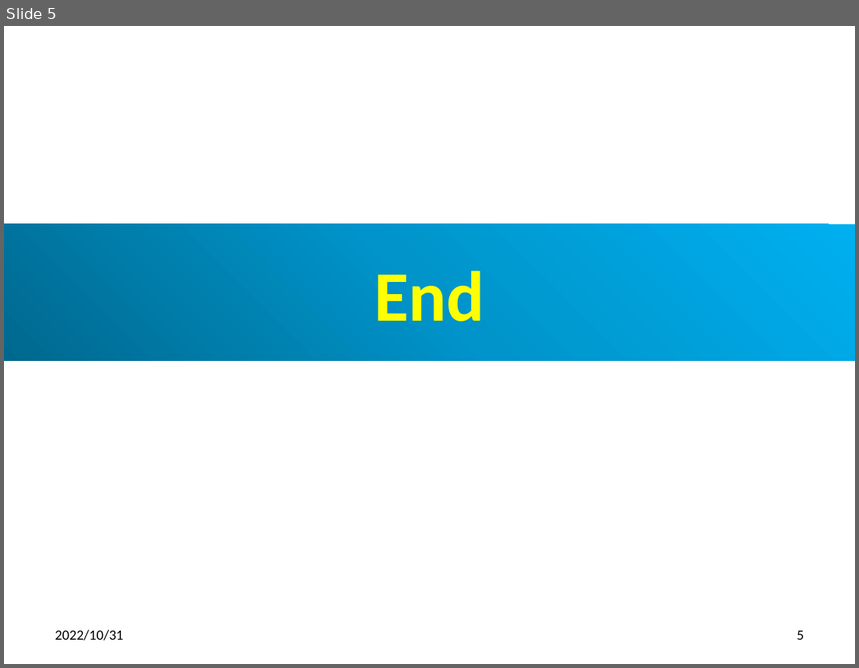
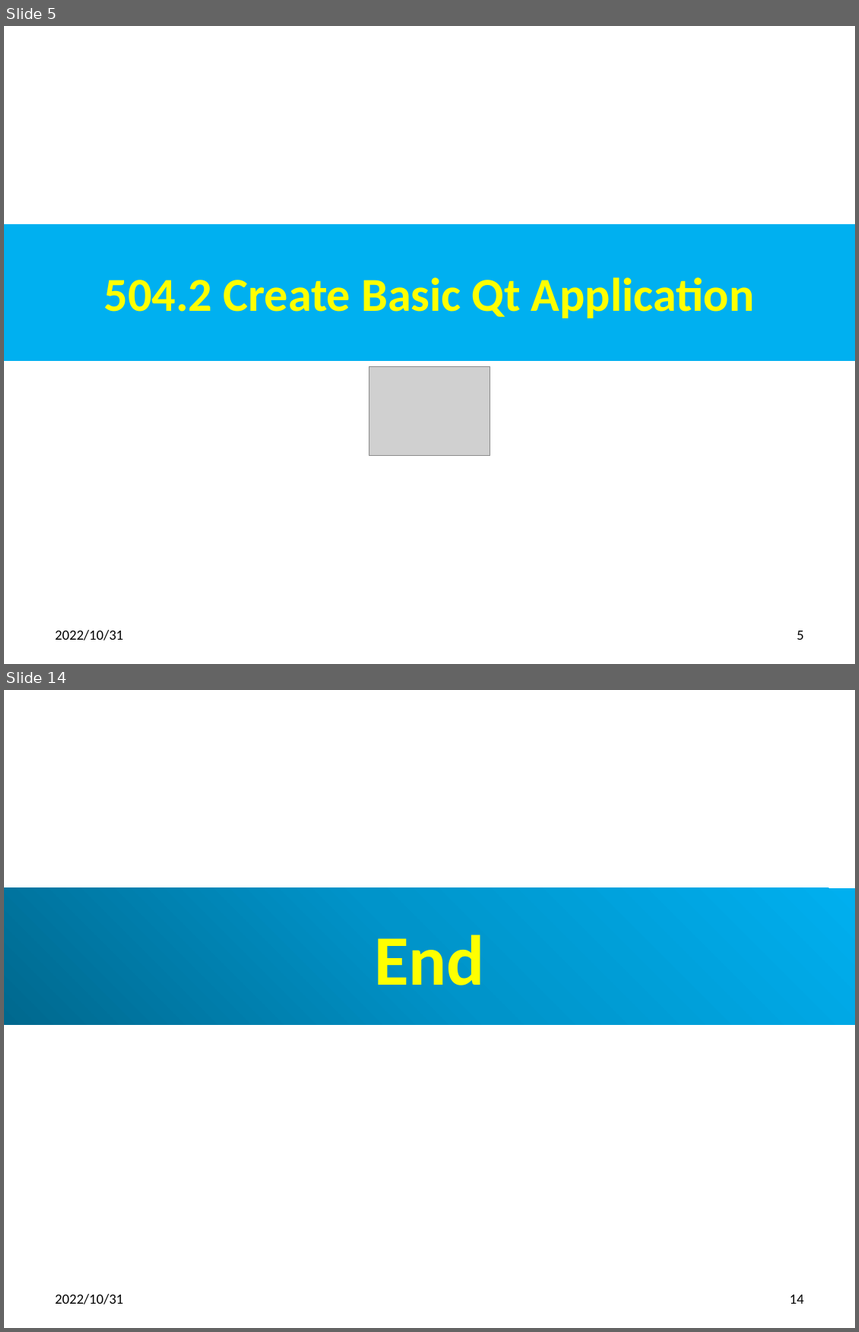
Before and after one commit to peterhchen/012_Qt, a slide deck: 504_Basic_QtApp.pptx. Shown one above the other, each under a label of ours: slide 5 before the commit, slides 5 and 14 after it; the slides between them are not shown. The pictures are 859x668 and 859x1332 pixels, drawn with LibreOffice and Linux fonts; fonts in the diff are those of the drawing; grey boxes stand for pictures. Boxes give left, top, right and bottom in pixels: in the first picture for what was removed or moved away, otherwise in the second. Text is boxed around its words. In the diff, an @@ line names an element or a change of style, - is before the commit and + after.

```diff
--- a/504_Basic_QtApp.pptx
+++ b/504_Basic_QtApp.pptx
@@ slide 5 added at <box>4,26,855,664</box>, background #FFFFFF @@
@@ title added at <box>4,224,855,361</box>, fill #00B0F0, 40 pt, text #FFFF00, bold @@
+504.2 Create Basic Qt Application
@@ picture added at <box>369,367,490,456</box> @@
@@ text added at <box>55,630,123,641</box>, 12 pt, text #000000 @@
+2022/10/31
@@ page number added at <box>797,631,804,640</box>, 12 pt, text #000000 @@
+5
@@ what was slide 5 is now slide 14 @@
@@ page number at <box>790,1295,804,1304</box>: text changed @@
-5
+14
```
Also in this commit, not shown: 2 slides changed, 8 other slides added, 1 other file.
